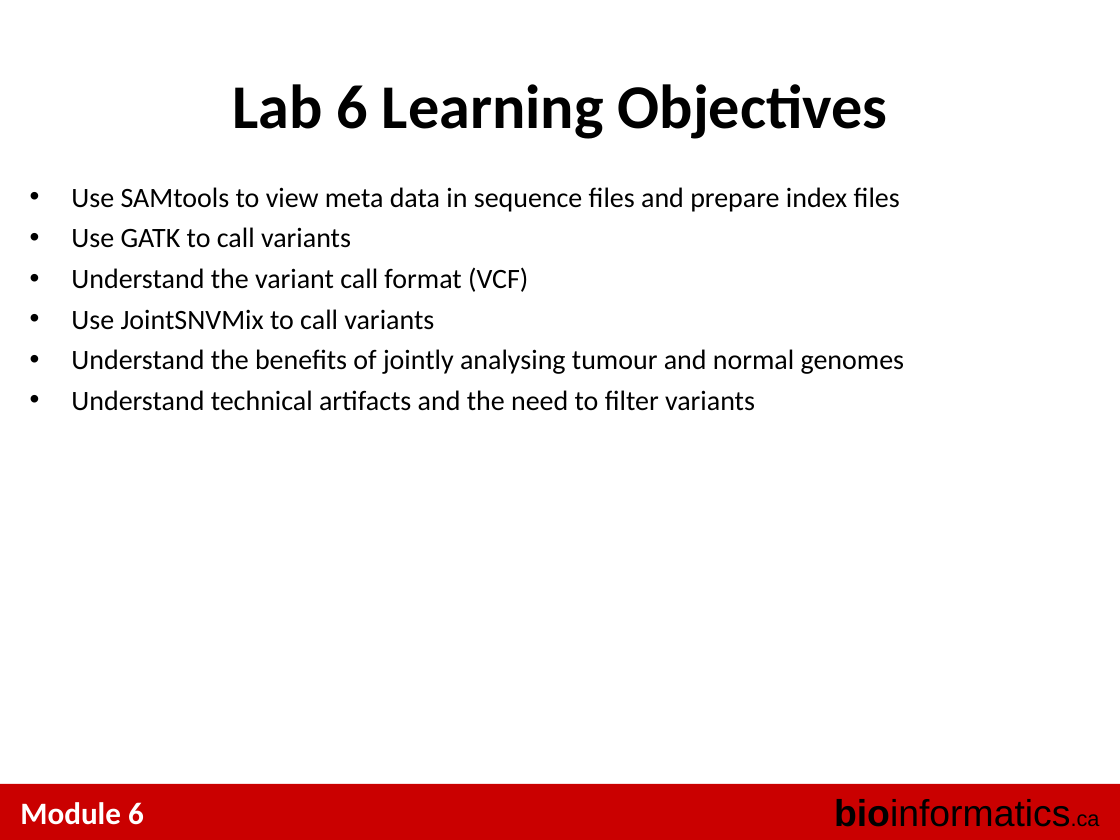
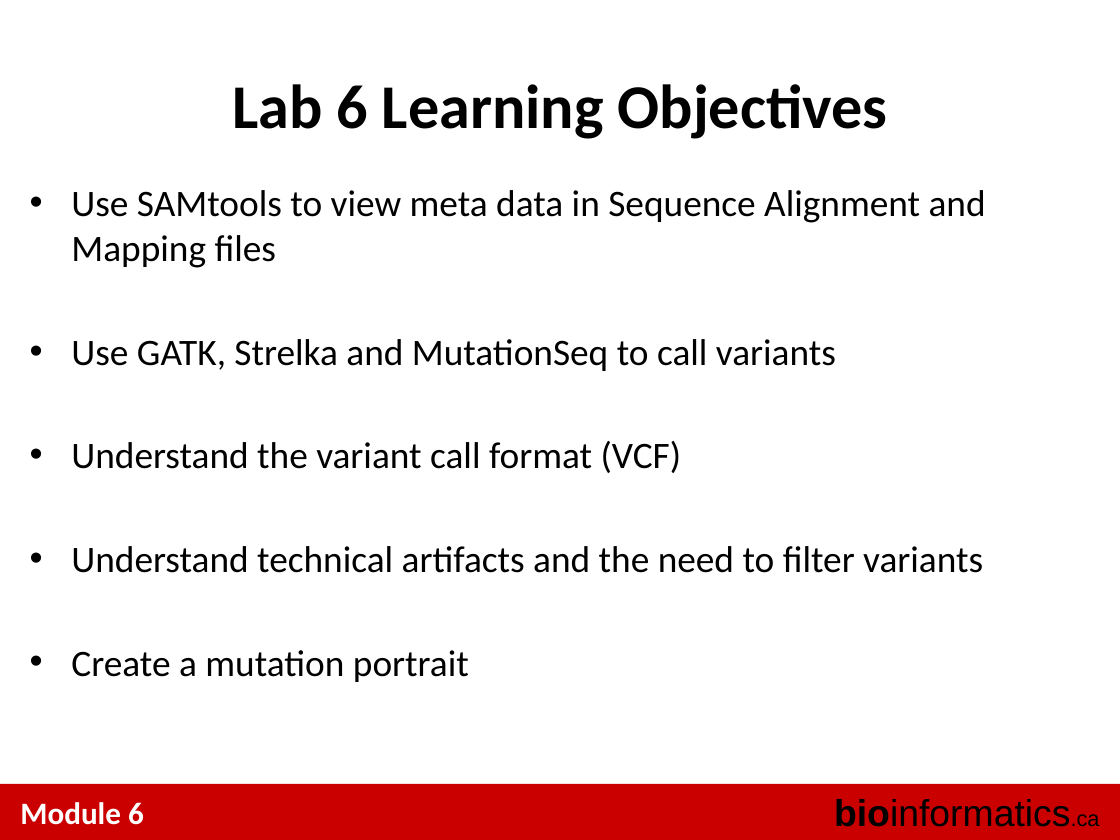
Before and after one commit to tinyheero/BICG-2016, a slide deck: slide 4 of snvs/content/BiCG_2012_Module6_Lab_shah.ppt. Drawn at 1120x840 pixels with LibreOffice and Linux fonts; fonts in the diff are those of the drawing. Boxes give left, top, right and bottom in pixels: in the first picture for what was removed or moved away, otherwise in the second. Text is boxed around its words. In the diff, an @@ line names an element or a change of style, - is before the commit and + after.

Commit message:
new slides

```diff
--- a/snvs/content/BiCG_2012_Module6_Lab_shah.ppt
+++ b/snvs/content/BiCG_2012_Module6_Lab_shah.ppt
@@ text at [71, 190, 986, 371]: text changed; size 18 to 24 pt @@
-• Use SAMtools to view meta data in sequence files and prepare index files
-• Use GATK to call variants
+• Use SAMtools to view meta data in Sequence Alignment and Mapping files
+• Use GATK, Strelka and MutationSeq to call variants
@@ text at [71, 309, 904, 374]: paragraphs removed @@
-• Use JointSNVMix to call variants
-• Understand the benefits of jointly analysing tumour and normal genomes
@@ text at [71, 441, 983, 573]: size 18 to 24 pt in "Understand the variant call format (VCF)", "Understand technical artifacts and the need to ..." @@
@@ text at [71, 650, 469, 682]: paragraph added @@
+• Create a mutation portrait
```
Also in this commit, not shown: 14 other slides changed, 4 slides added, 8 slides removed.
